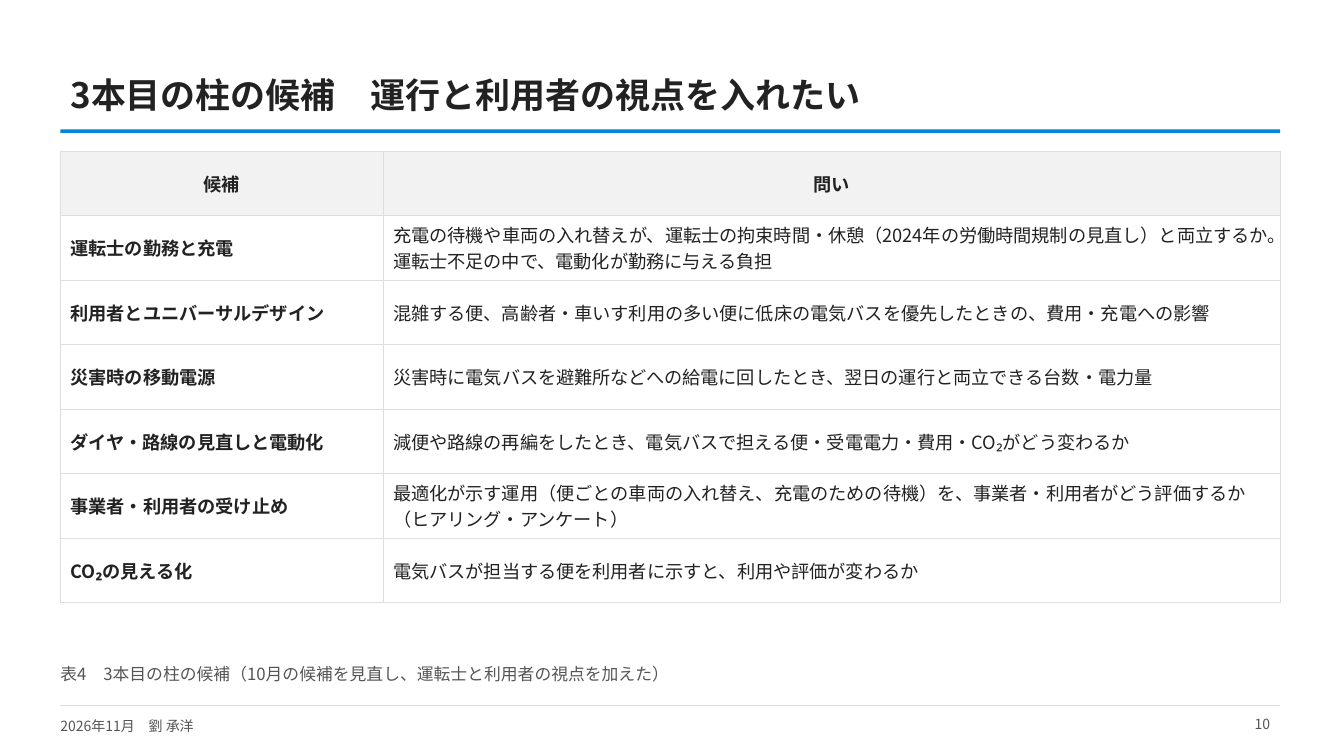
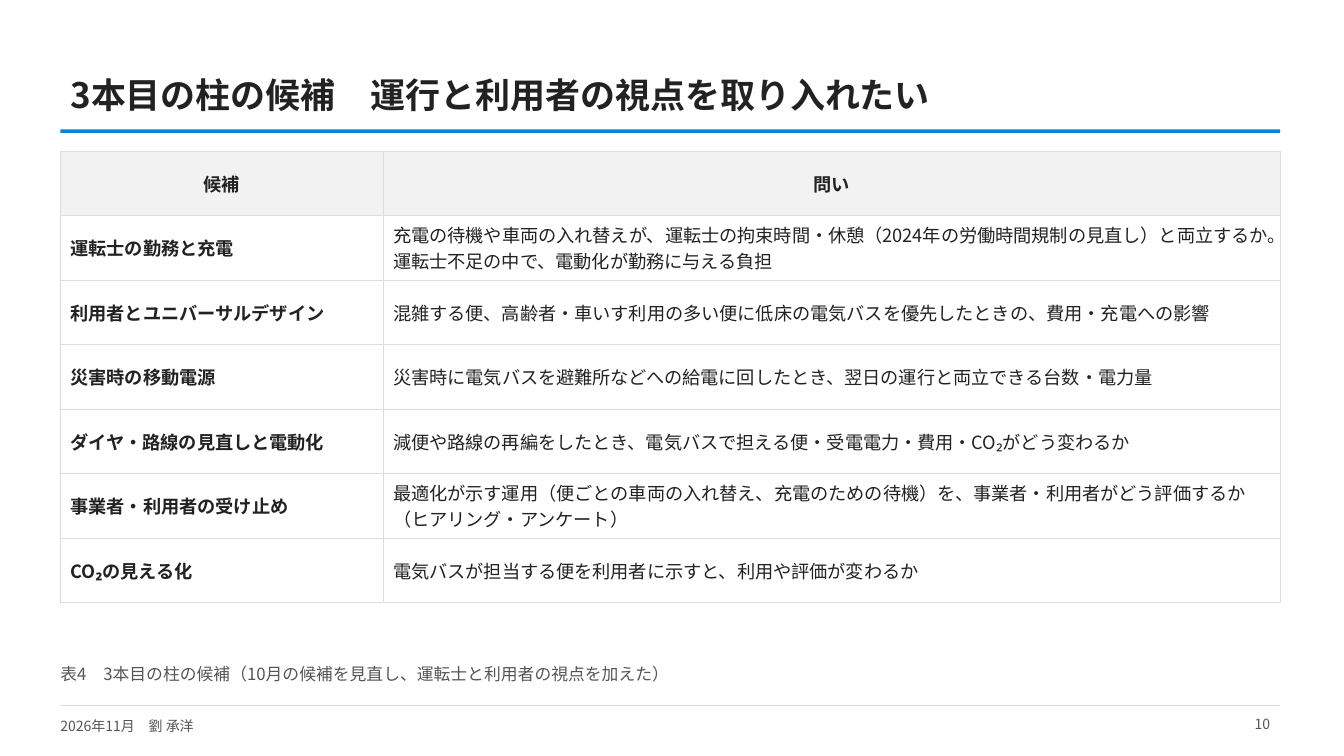
Before and after one commit to CYLIU2003/master-course, a slide deck: slide 10 of outcome/2026-11-16_nishiyama_consult/西山先生へのご相談_最新結果と3本目の柱.pptx. Drawn at 1344x756 pixels with LibreOffice and Linux fonts; fonts in the diff are those of the drawing. Boxes give left, top, right and bottom in pixels: in the first picture for what was removed or moved away, otherwise in the second. Text is boxed around its words. In the diff, an @@ line names an element or a change of style, - is before the commit and + after.

```diff
--- a/outcome/2026-11-16_nishiyama_consult/西山先生へのご相談_最新結果と3本目の柱.pptx
+++ b/outcome/2026-11-16_nishiyama_consult/西山先生へのご相談_最新結果と3本目の柱.pptx
@@ title at (70,78,930,112): text changed @@
-3本目の柱の候補 運行と利用者の視点を入れたい
+3本目の柱の候補 運行と利用者の視点を取り入れたい
```
Also in this commit, not shown: 6 other slides changed, 10 other files.
